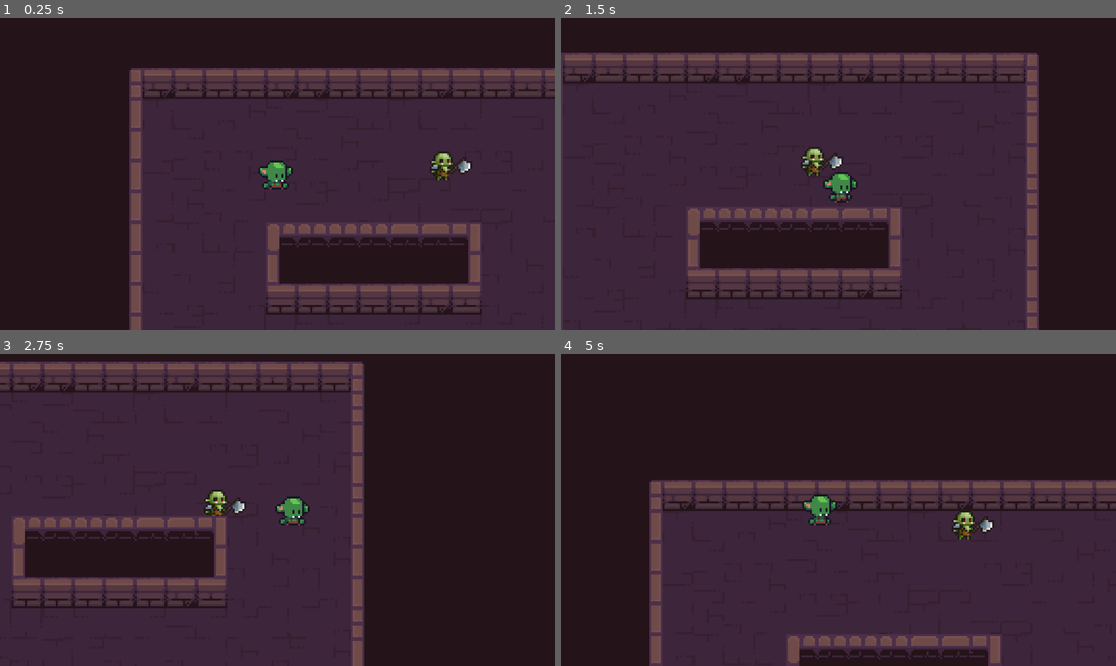
Above: before the commit, frames 1-4 (two rows, left to right).
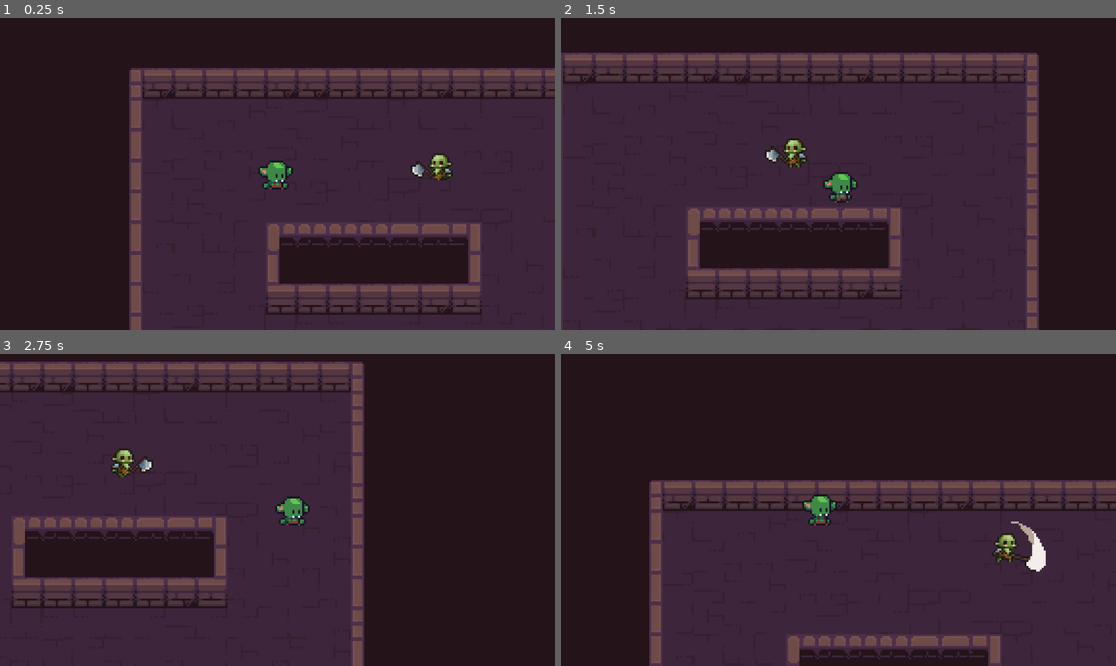
Above: after the commit, the same moments.

Repository: CatsAreCuteAndFast/knockback-topdown
Game: Godot game, scene res://scenes/levels/main_level.tscn
Two runs of this game, one before a commit and one after it. Both use one fixed random seed, a clock stepped at 60 frames per second and the inputs below.
Inputs:
- Up to frame 1 (0.25 s): no input
- Up to frame 2 (1.5 s): hold D (right) 0.53-1.28 s; hold S (down) from 1.28 s (still down)
- Up to frame 3 (2.75 s): release S (down) at 2.03 s; hold D (right) from 2.03 s (still down)
- Up to frame 4 (5 s): release D (right) at 2.78 s; hold W (up) 2.78-3.53 s; hold A (left) from 3.53 s (still down)

The runs differ from the first frame. In frame 1, 0.5% of the frame differs, in the area x 73-86%, y 42-53%; in frame 2, 0.8%; in frame 3, 0.8%; in frame 4, 1.1%, in the area x 70-88%, y 50-70%.

Commit message:
Added attack state

Diff:
--- a/scenes/enemy.tscn
+++ b/scenes/enemy.tscn
@@ -1,10 +1,37 @@
-[gd_scene load_steps=14 format=3 uid="uid://ixitvd27i13b"]
+[gd_scene load_steps=39 format=3 uid="uid://ixitvd27i13b"]
 
 [ext_resource type="Texture2D" uid="uid://ctfkcrd6lryrp" path="res://assets/sprites/characters/Orc/Orc/Orc-Idle.png" id="1_4tke4"]
 [ext_resource type="Script" path="res://scripts/enemy.gd" id="1_r8s47"]
+[ext_resource type="Texture2D" uid="uid://chaw1nxwnqrnv" path="res://assets/sprites/characters/Orc/Orc/Orc-Attack01.png" id="2_hplfa"]
 [ext_resource type="Script" path="res://scripts/states/state_machine.gd" id="3_rk7a8"]
+[ext_resource type="Texture2D" uid="uid://vv6375cm0uxw" path="res://assets/sprites/characters/Orc/Orc/Orc-Walk.png" id="4_2aars"]
 [ext_resource type="Script" path="res://scripts/states/wander.gd" id="4_pkprv"]
 [ext_resource type="Script" path="res://scripts/states/follow.gd" id="5_e73rp"]
+[ext_resource type="Script" path="res://scripts/states/attack.gd" id="6_r5j6w"]
+
+[sub_resource type="AtlasTexture" id="AtlasTexture_ja8k4"]
+atlas = ExtResource("2_hplfa")
+region = Rect2(0, 0, 100, 100)
+
+[sub_resource type="AtlasTexture" id="AtlasTexture_frul8"]
+atlas = ExtResource("2_hplfa")
+region = Rect2(100, 0, 100, 100)
+
+[sub_resource type="AtlasTexture" id="AtlasTexture_s2irp"]
+atlas = ExtResource("2_hplfa")
+region = Rect2(200, 0, 100, 100)
+
+[sub_resource type="AtlasTexture" id="AtlasTexture_wru57"]
+atlas = ExtResource("2_hplfa")
+region = Rect2(300, 0, 100, 100)
+
+[sub_resource type="AtlasTexture" id="AtlasTexture_mvx0v"]
+atlas = ExtResource("2_hplfa")
+region = Rect2(400, 0, 100, 100)
+
+[sub_resource type="AtlasTexture" id="AtlasTexture_hjpye"]
+atlas = ExtResource("2_hplfa")
+region = Rect2(500, 0, 100, 100)
 
 [sub_resource type="AtlasTexture" id="AtlasTexture_jhk6y"]
 atlas = ExtResource("1_4tke4")
@@ -29,11 +56,98 @@
 [sub_resource type="AtlasTexture" id="AtlasTexture_os3qf"]
 atlas = ExtResource("1_4tke4")
 region = Rect2(500, 0, 100, 100)
+
+[sub_resource type="AtlasTexture" id="AtlasTexture_br5be"]
+atlas = ExtResource("4_2aars")
+region = Rect2(0, 0, 100, 100)
+
+[sub_resource type="AtlasTexture" id="AtlasTexture_6bu5o"]
+atlas = ExtResource("4_2aars")
+region = Rect2(100, 0, 100, 100)
+
+[sub_resource type="AtlasTexture" id="AtlasTexture_0isem"]
+atlas = ExtResource("4_2aars")
+region = Rect2(200, 0, 100, 100)
+
+[sub_resource type="AtlasTexture" id="AtlasTexture_2vcay"]
+atlas = ExtResource("4_2aars")
+region = Rect2(300, 0, 100, 100)
+
+[sub_resource type="AtlasTexture" id="AtlasTexture_le5vw"]
+atlas = ExtResource("4_2aars")
+region = Rect2(400, 0, 100, 100)
+
+[sub_resource type="AtlasTexture" id="AtlasTexture_tr4jy"]
+atlas = ExtResource("4_2aars")
+region = Rect2(500, 0, 100, 100)
+
+[sub_resource type="AtlasTexture" id="AtlasTexture_6v5sb"]
+atlas = ExtResource("4_2aars")
+region = Rect2(600, 0, 100, 100)
+
+[sub_resource type="AtlasTexture" id="AtlasTexture_n8aty"]
+atlas = ExtResource("4_2aars")
+region = Rect2(700, 0, 100, 100)
+
+[sub_resource type="AtlasTexture" id="AtlasTexture_1luuy"]
+atlas = ExtResource("4_2aars")
+region = Rect2(0, 0, 100, 100)
+
+[sub_resource type="AtlasTexture" id="AtlasTexture_vgykv"]
+atlas = ExtResource("4_2aars")
+region = Rect2(100, 0, 100, 100)
+
+[sub_resource type="AtlasTexture" id="AtlasTexture_gquis"]
+atlas = ExtResource("4_2aars")
+region = Rect2(200, 0, 100, 100)
+
+[sub_resource type="AtlasTexture" id="AtlasTexture_ips7u"]
+atlas = ExtResource("4_2aars")
+region = Rect2(300, 0, 100, 100)
+
+[sub_resource type="AtlasTexture" id="AtlasTexture_m3ymm"]
+atlas = ExtResource("4_2aars")
+region = Rect2(400, 0, 100, 100)
+
+[sub_resource type="AtlasTexture" id="AtlasTexture_f4ppg"]
+atlas = ExtResource("4_2aars")
+region = Rect2(500, 0, 100, 100)
+
+[sub_resource type="AtlasTexture" id="AtlasTexture_atvpd"]
+atlas = ExtResource("4_2aars")
+region = Rect2(600, 0, 100, 100)
+
+[sub_resource type="AtlasTexture" id="AtlasTexture_dll1o"]
+atlas = ExtResource("4_2aars")
+region = Rect2(700, 0, 100, 100)
 
 [sub_resource type="SpriteFrames" id="SpriteFrames_oxhh7"]
 animations = [{
 "frames": [{
 "duration": 1.0,
+"texture": SubResource("AtlasTexture_ja8k4")
+}, {
+"duration": 1.5,
+"texture": SubResource("AtlasTexture_frul8")
+}, {
+"duration": 2.0,
+"texture": SubResource("AtlasTexture_s2irp")
+}, {
+"duration": 1.0,
+"texture": SubResource("AtlasTexture_wru57")
+}, {
+"duration": 1.0,
+"texture": SubResource("AtlasTexture_mvx0v")
+}, {
+"duration": 1.0,
+"texture": SubResource("AtlasTexture_hjpye")
+}],
+"loop": false,
+"name": &"attack",
+"speed": 10.0
+}, {
+"frames": [{
+"duration": 1.0,
 "texture": SubResource("AtlasTexture_jhk6y")
 }, {
 "duration": 1.0,
@@ -52,8 +166,66 @@
 "texture": SubResource("AtlasTexture_os3qf")
 }],
 "loop": true,
-"name": &"default",
+"name": &"idle",
 "speed": 10.0
+}, {
+"frames": [{
+"duration": 1.0,
+"texture": SubResource("AtlasTexture_br5be")
+}, {
+"duration": 1.0,
+"texture": SubResource("AtlasTexture_6bu5o")
+}, {
+"duration": 1.0,
+"texture": SubResource("AtlasTexture_0isem")
+}, {
+"duration": 1.0,
+"texture": SubResource("AtlasTexture_2vcay")
+}, {
+"duration": 1.0,
+"texture": SubResource("AtlasTexture_le5vw")
+}, {
+"duration": 1.0,
+"texture": SubResource("AtlasTexture_tr4jy")
+}, {
+"duration": 1.0,
+"texture": SubResource("AtlasTexture_6v5sb")
+}, {
+"duration": 1.0,
+"texture": SubResource("AtlasTexture_n8aty")
+}],
+"loop": true,
+"name": &"run",
+"speed": 15.0
+}, {
+"frames": [{
+"duration": 1.0,
+"texture": SubResource("AtlasTexture_1luuy")
+}, {
+"duration": 1.0,
+"texture": SubResource("AtlasTexture_vgykv")
+}, {
+"duration": 1.0,
+"texture": SubResource("AtlasTexture_gquis")
+}, {
+"duration": 1.0,
+"texture": SubResource("AtlasTexture_ips7u")
+}, {
+"duration": 1.0,
+"texture": SubResource("AtlasTexture_m3ymm")
+}, {
+"duration": 1.0,
+"texture": SubResource("AtlasTexture_f4ppg")
+}, {
+"duration": 1.0,
+"texture": SubResource("AtlasTexture_atvpd")
+}, {
+"duration": 1.0,
+"texture": SubResource("AtlasTexture_dll1o")
+}],
+"loop": true,
+"name": &"walk",
+"speed": 5.0
 }]
 
 [sub_resource type="CircleShape2D" id="CircleShape2D_uh2c4"]
@@ -68,9 +240,8 @@
 [node name="AnimatedSprite2D" type="AnimatedSprite2D" parent="."]
 position = Vector2(-1, -7)
 sprite_frames = SubResource("SpriteFrames_oxhh7")
-autoplay = "default"
-frame = 2
-frame_progress = 0.506392
+animation = &"attack"
+autoplay = "idle"
 
 [node name="CollisionShape2D" type="CollisionShape2D" parent="."]
 position = Vector2(1, -8)
@@ -80,16 +251,33 @@
 script = ExtResource("3_rk7a8")
 initial_state = NodePath("Follow")
 
-[node name="Wander" type="Node" parent="StateMachine" node_paths=PackedStringArray("enemy")]
+[node name="Wander" type="Node" parent="StateMachine" node_paths=PackedStringArray("animated_sprite", "enemy")]
 script = ExtResource("4_pkprv")
+animated_sprite = NodePath("../../AnimatedSprite2D")
 enemy = NodePath("../..")
 detection_radius = 75.0
 
-[node name="Follow" type="Node" parent="StateMachine" node_paths=PackedStringArray("enemy", "navigation_agent")]
+[node name="Follow" type="Node" parent="StateMachine" node_paths=PackedStringArray("animated_sprite", "enemy", "navigation_agent")]
 script = ExtResource("5_e73rp")
+animated_sprite = NodePath("../../AnimatedSprite2D")
 enemy = NodePath("../..")
 navigation_agent = NodePath("../../NavigationAgent2D")
 detection_radius = 100.0
+attack_radius = 20.0
+
+[node name="Timer" type="Timer" parent="StateMachine/Follow"]
+wait_time = 0.1
+autostart = true
+
+[node name="Attack" type="Node" parent="StateMachine" node_paths=PackedStringArray("animated_sprite", "enemy")]
+script = ExtResource("6_r5j6w")
+animated_sprite = NodePath("../../AnimatedSprite2D")
+enemy = NodePath("../..")
+attack_cancel_radius = 30.0
+
+[node name="Timer" type="Timer" parent="StateMachine/Attack"]
+wait_time = 0.5
+one_shot = true
 
 [node name="8DirectionalRaycasts" type="Node2D" parent="."]
 position = Vector2(0, -7)
@@ -121,8 +309,5 @@
 [node name="NavigationAgent2D" type="NavigationAgent2D" parent="."]
 radius = 134.0
 
-[node name="Timer" type="Timer" parent="."]
-wait_time = 0.1
-autostart = true
-
-[connection signal="timeout" from="Timer" to="StateMachine/Follow" method="_on_timer_timeout"]
+[connection signal="timeout" from="StateMachine/Follow/Timer" to="StateMachine/Follow" method="_on_timer_timeout"]
+[connection signal="timeout" from="StateMachine/Attack/Timer" to="StateMachine/Attack" method="_on_timer_timeout"]
--- a/scripts/enemy.gd
+++ b/scripts/enemy.gd
@@ -1,4 +1,6 @@
 extends CharacterBody2D
+
+@onready var animated_sprite: AnimatedSprite2D = $AnimatedSprite2D
 
 @onready var topright: RayCast2D = $"8DirectionalRaycasts/topright"
 @onready var topleft: RayCast2D = $"8DirectionalRaycasts/topleft"
@@ -15,4 +17,8 @@
 	raycast_array = [topright, topleft, bottomright, bottomleft, left, right, top, bottom]
 
 func _physics_process(delta: float) -> void:
+	if velocity.x > 0:
+		animated_sprite.flip_h = false
+	elif velocity.x < 0:
+		animated_sprite.flip_h = true
 	move_and_slide()
--- /dev/null
+++ b/scripts/states/attack.gd
@@ -0,0 +1,44 @@
+extends State
+class_name Attack
+
+@onready var timer: Timer = $Timer
+
+@export var animated_sprite: AnimatedSprite2D
+@export var enemy: CharacterBody2D
+@export var move_speed := 50.0
+@export var attack_cancel_radius := 200.0
+
+var player: Node2D
+
+var always_attack := true
+
+signal AttackFinished
+
+func Enter():
+	player = get_tree().get_first_node_in_group("player")
+	timer.start()
+	animated_sprite.play("attack")
+	animated_sprite.stop()
+	animated_sprite.animation_finished.connect(_on_animation_finished)
+	AttackFinished.connect(_on_attack_finished)
+	always_attack = true
+
+func PhysicsUpdate(delta: float):
+	pass
+
+func Exit():
+	enemy.velocity = Vector2.ZERO
+
+func _on_animation_finished():
+	timer.start()
+
+func _on_timer_timeout() -> void:
+	AttackFinished.emit()
+
+func _on_attack_finished():
+	var distance_to_player = enemy.global_position.distance_to(player.global_position)
+	if distance_to_player > attack_cancel_radius and not always_attack:
+		Transitioned.emit(self, "Follow")
+	else:
+		animated_sprite.play("attack")
+	always_attack = false
--- a/scripts/states/follow.gd
+++ b/scripts/states/follow.gd
@@ -1,10 +1,12 @@
 extends State
 class_name Follow
 
+@export var animated_sprite : AnimatedSprite2D
 @export var enemy: CharacterBody2D
 @export var navigation_agent : NavigationAgent2D
 @export var move_speed := 50.0
 @export var detection_radius := 200.0
+@export var attack_radius := 50.0
 
 var player: Node2D
 
@@ -14,6 +16,7 @@
 func Enter():
 	player = get_tree().get_first_node_in_group("player")
 	makepath()
+	animated_sprite.play("run")
 
 func PhysicsUpdate(delta: float):
 	var direction = enemy.to_local(navigation_agent.get_next_path_position()).normalized()
@@ -22,6 +25,8 @@
 	var distance_to_player = enemy.global_position.distance_to(player.global_position)
 	if distance_to_player > detection_radius:
 		Transitioned.emit(self, "Wander")
+	if distance_to_player < attack_radius:
+		Transitioned.emit(self, "Attack")
 
 func Exit():
 	enemy.velocity = Vector2.ZERO
--- a/scripts/states/wander.gd
+++ b/scripts/states/wander.gd
@@ -1,6 +1,7 @@
 extends State
 class_name Wander
 
+@export var animated_sprite : AnimatedSprite2D
 @export var enemy : CharacterBody2D
 @export var moveSpeed := 10
 @export var detection_radius := 200.0
@@ -16,6 +17,7 @@
 func Enter():
 	player = get_tree().get_first_node_in_group("player")
 	randomize_wander()
+	animated_sprite.play("walk")
 
 func Update(delta : float):
 	if wander_time > 0:
